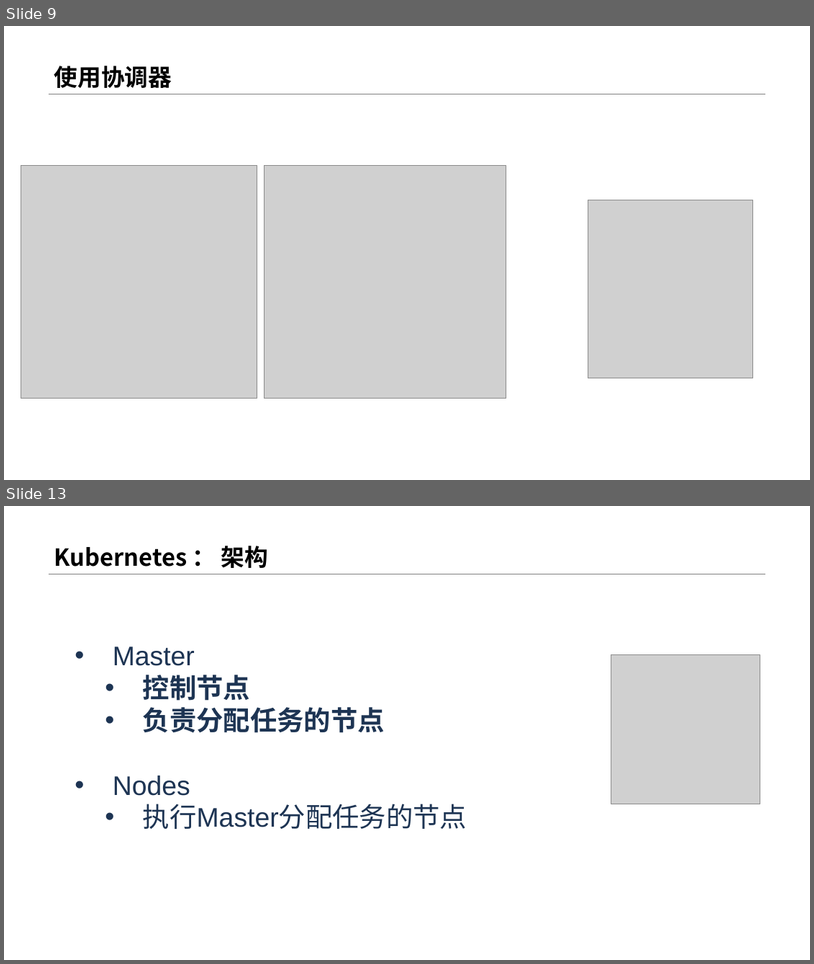
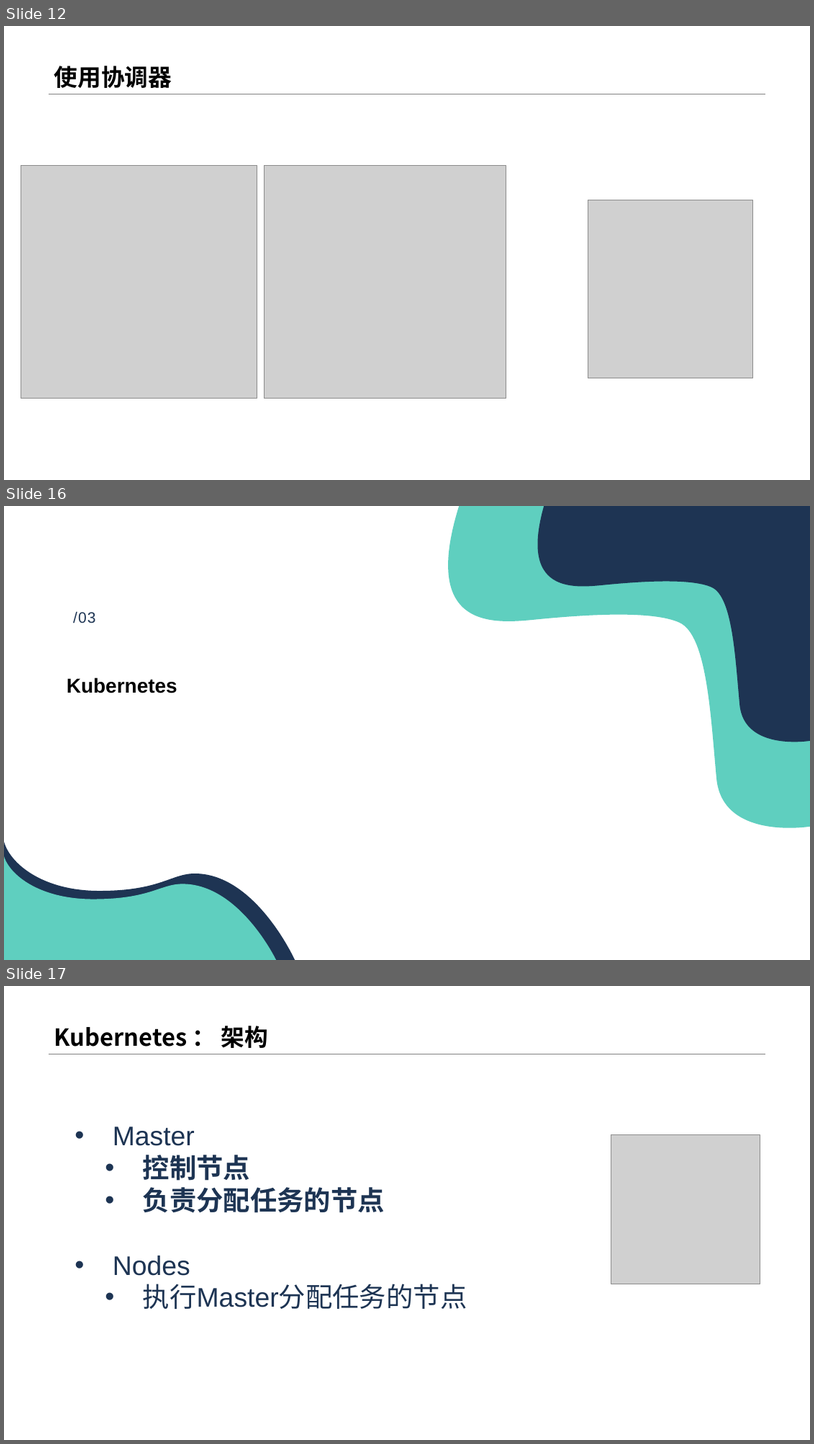
Before and after one commit to geffzhang/DockerStarted, a slide deck: 基于K8s开发.NET Core 云原生应用.pptx. Shown one above the other, each under a label of ours: slides 9 and 13 before the commit, slides 12, 16 and 17 after it; the slides between them are not shown. The pictures are 814x964 and 814x1444 pixels, drawn with LibreOffice and Linux fonts; fonts in the diff are those of the drawing; grey boxes stand for pictures; background and template pictures are left out. Boxes give left, top, right and bottom in pixels: in the first picture for what was removed or moved away, otherwise in the second. Text is boxed around its words. In the diff, an @@ line names an element or a change of style, - is before the commit and + after.

```diff
--- a/基于K8s开发.NET Core 云原生应用.pptx
+++ b/基于K8s开发.NET Core 云原生应用.pptx
@@ slide 16 added at (4,506,810,960), background picture (left out) @@
@@ rectangle added at (4,506,810,960), fill #FFFFFF at 75% opacity @@
@@ freeform shape added at (409,506,810,841), fill #5FCFBF @@
@@ freeform shape added at (509,506,810,751), fill #1E3453 @@
@@ text added at (73,612,95,623), 18 pt, text #1D3453 @@
+/03
@@ title added at (67,677,178,693), 24 pt, text #000000, bold @@
+Kubernetes
@@ freeform shape added at (4,812,295,960), fill #1E3453 @@
@@ freeform shape added at (4,830,276,960), fill #5FCFBF @@
@@ what was slide 9 is now slide 12 @@
@@ what was slide 13 is now slide 17 @@
```
Also in this commit, not shown: 1 slide changed, 7 other slides added, 4 slides removed.
